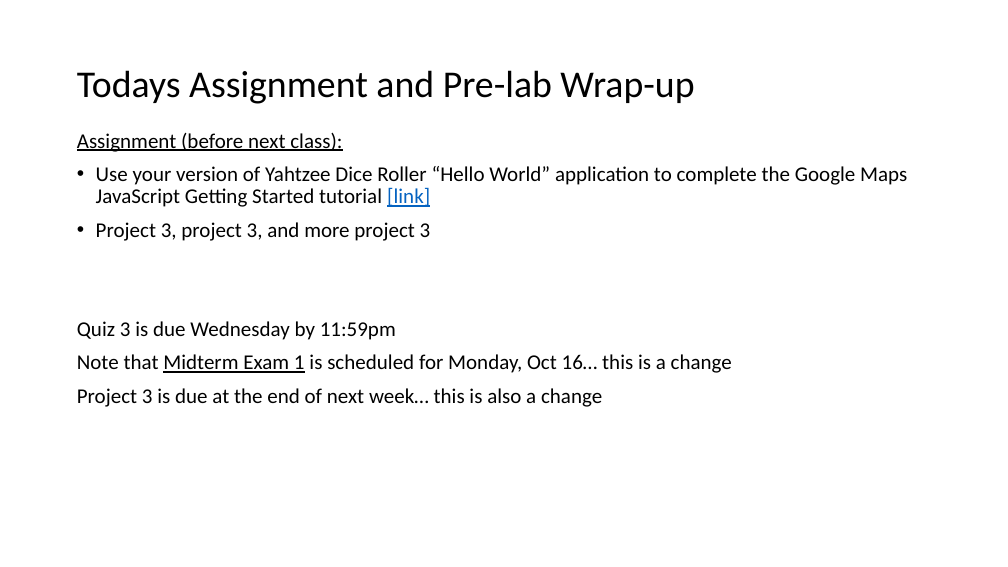
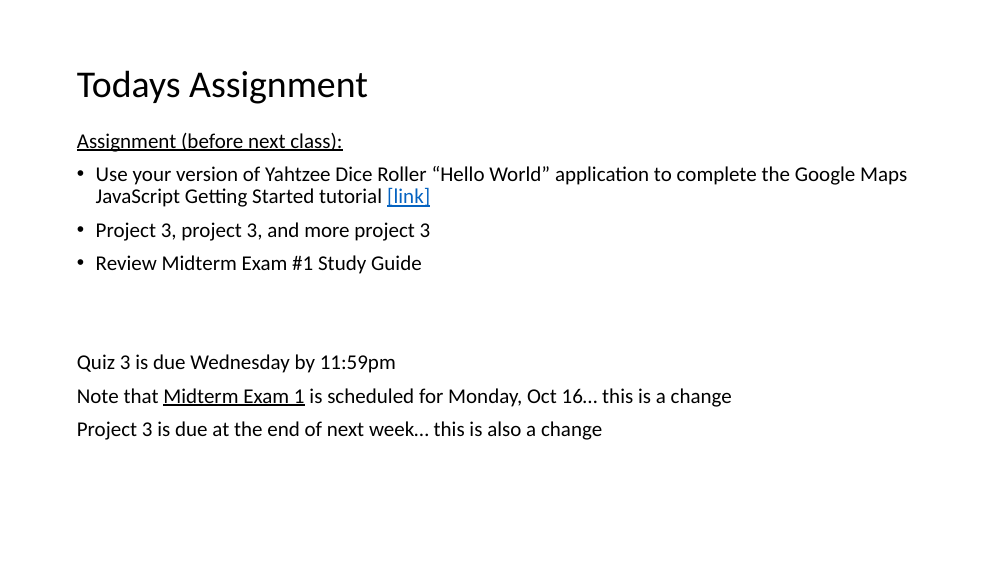
Before and after one commit to EricJPogue/www-epogue-info, a slide deck: slide 3 of CPSC-24700/Presentations/session-17.pptx (slide 4 before the commit). Drawn at 1008x567 pixels with LibreOffice and Linux fonts; fonts in the diff are those of the drawing. Boxes give left, top, right and bottom in pixels: in the first picture for what was removed or moved away, otherwise in the second. Text is boxed around its words. In the diff, an @@ line names an element or a change of style, - is before the commit and + after.

```diff
--- a/CPSC-24700/Presentations/session-17.pptx
+++ b/CPSC-24700/Presentations/session-17.pptx
@@ title at (x1=77, y1=70, x2=368, y2=104): text changed @@
-Todays Assignment and Pre-lab Wrap-up
+Todays Assignment
@@ text at (x1=96, y1=255, x2=422, y2=274): paragraph added @@
+• Review Midterm Exam #1 Study Guide
```
Also in this commit, not shown: 1 other slide changed, 1 other file.
